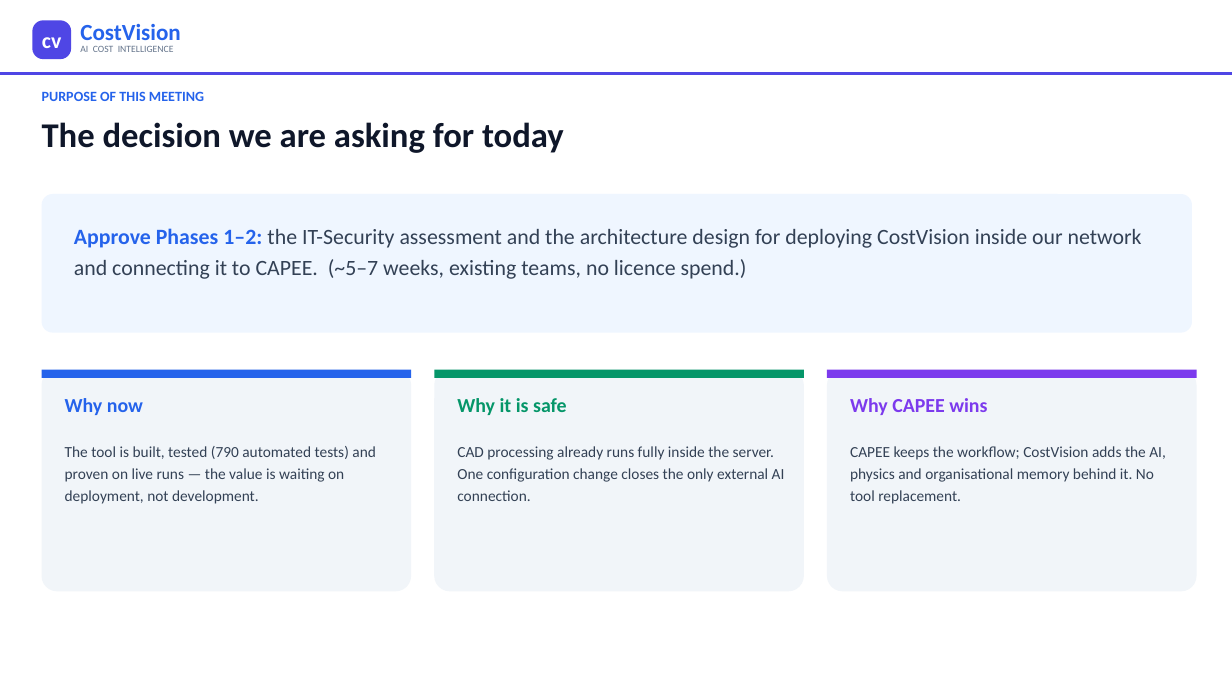
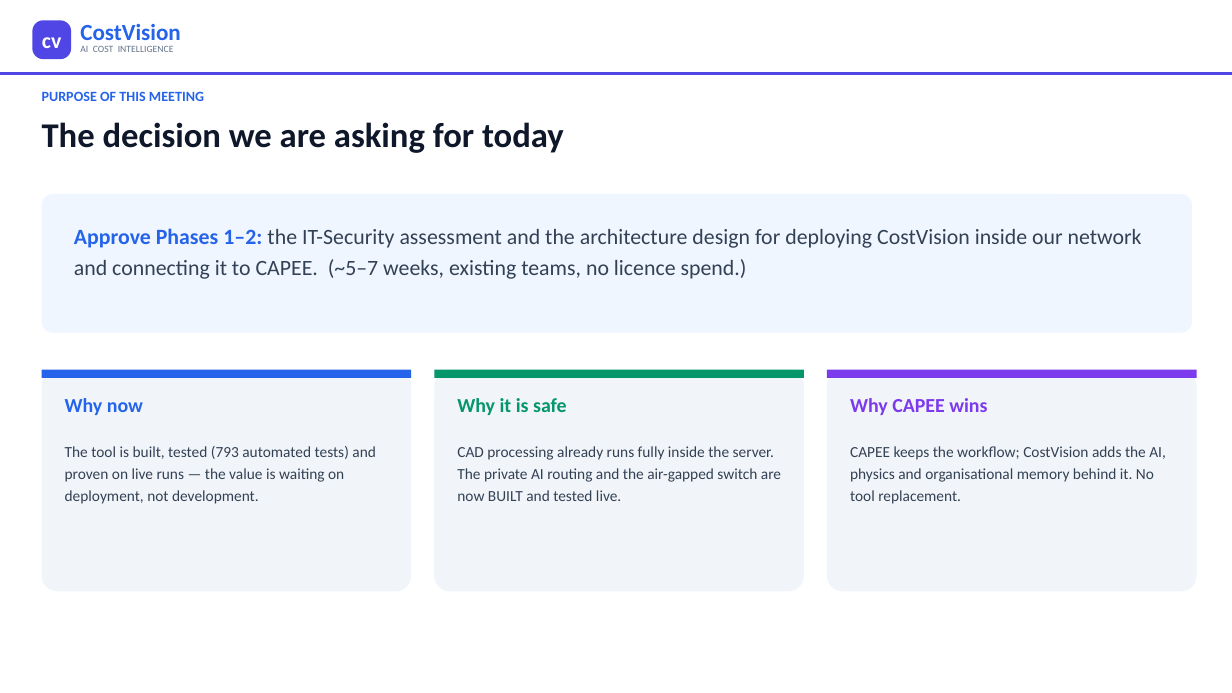
Before and after one commit to bhosaleavinash546/leamington-marathi, a slide deck: slide 2 of CostVision-Implementation-Blueprint.pptx. Drawn at 1232x693 pixels with LibreOffice and Linux fonts; fonts in the diff are those of the drawing. Boxes give left, top, right and bottom in pixels: in the first picture for what was removed or moved away, otherwise in the second. Text is boxed around its words. In the diff, an @@ line names an element or a change of style, - is before the commit and + after.

```diff
--- a/CostVision-Implementation-Blueprint.pptx
+++ b/CostVision-Implementation-Blueprint.pptx
@@ text at (65,446,376,504): text changed @@
-The tool is built, tested (790 automated tests) and proven on live runs — the value is waiting on deployment, not development.
+The tool is built, tested (793 automated tests) and proven on live runs — the value is waiting on deployment, not development.
@@ text at (457,446,781,501): text changed @@
-CAD processing already runs fully inside the server. One configuration change closes the only external AI connection.
+CAD processing already runs fully inside the server. The private AI routing and the air-gapped switch are now BUILT and tested live.
```
Also in this commit, not shown: 11 other slides changed, 2 other files.
